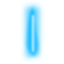
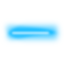
Revision of a layered 64 × 64 image; what changed, layer by layer:
painted on "Ebene #2" over [9, 12, 52, 55]
painted on "Ebene #1" over [1, 0, 64, 63]
